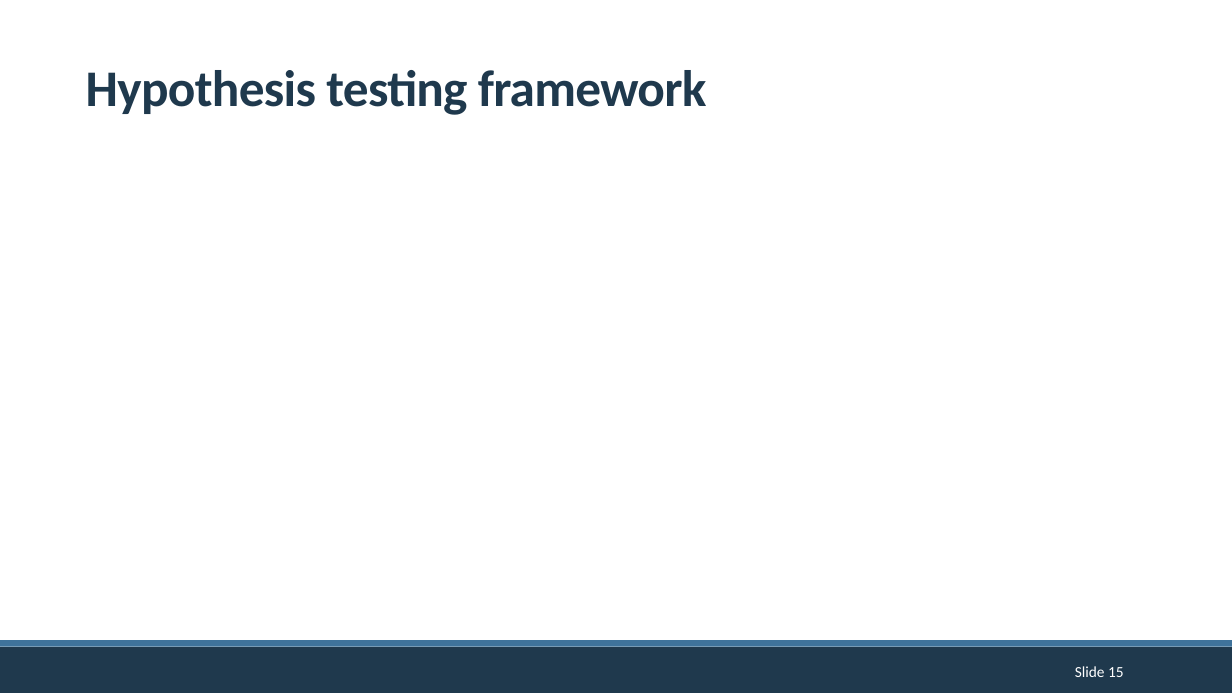
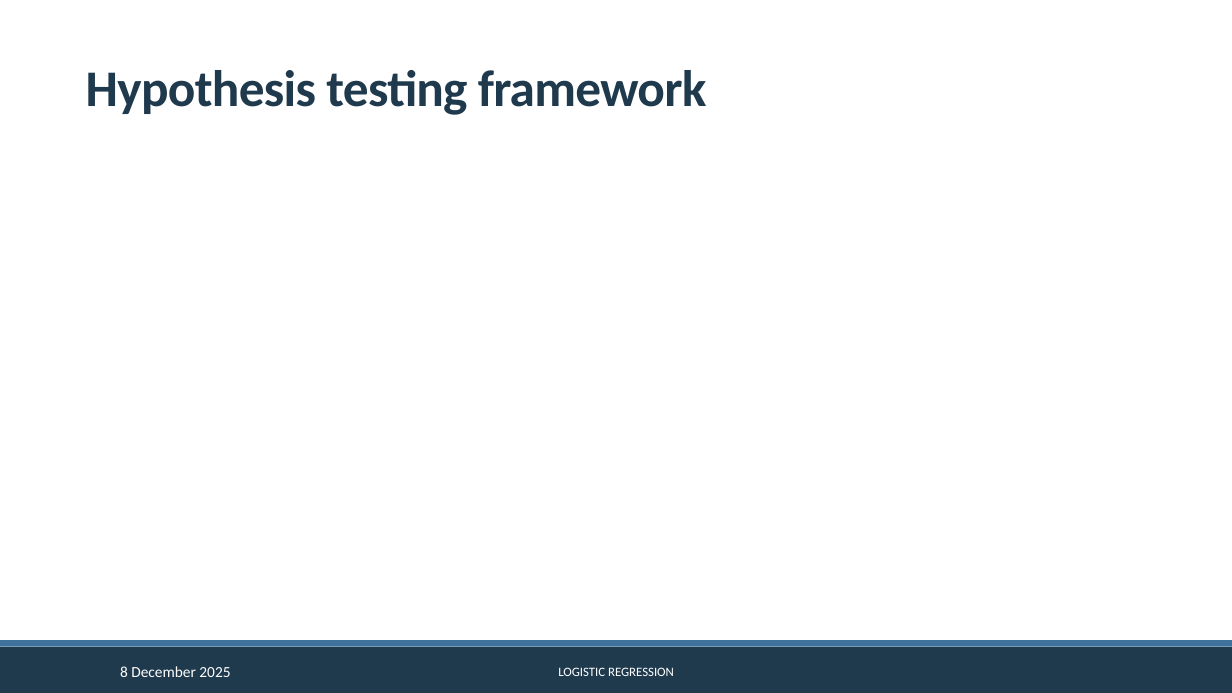
Before and after one commit to CGMoreh/SOC2069-QUANT-25, a slide deck: slide 15 of Materials/Slides/draft_slides_w5.pptx. Drawn at 1232x693 pixels with LibreOffice and Linux fonts; fonts in the diff are those of the drawing; grey boxes stand for pictures; background and template pictures are left out. Boxes give left, top, right and bottom in pixels: in the first picture for what was removed or moved away, otherwise in the second. Text is boxed around its words. In the diff, an @@ line names an element or a change of style, - is before the commit and + after.

```diff
--- a/Materials/Slides/draft_slides_w5.pptx
+++ b/Materials/Slides/draft_slides_w5.pptx
@@ text added at (120,666,230,677), 12 pt, text #FFFFFF @@
+8 December 2025
@@ text added at (558,667,674,676), 10 pt, text #FFFFFF @@
+LOGISTIC REGRESSION
@@ page number removed at (1075,666,1124,677) @@
-Slide 15
```
Also in this commit, not shown: 17 other slides changed, 1 other file.
